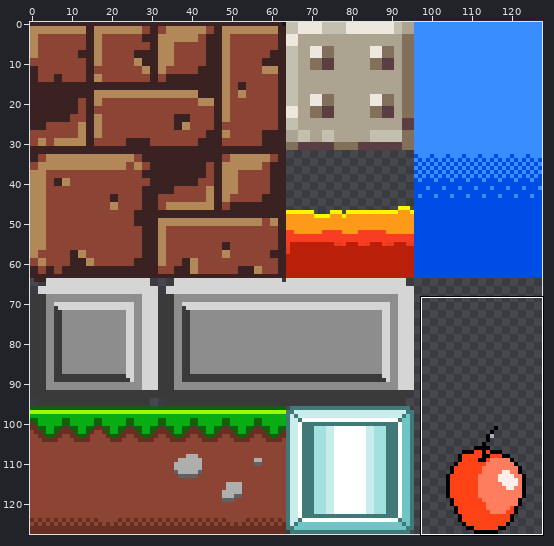
Two states of a sprite sheet, PlatformB/donkikotiles.png. The picture above shows the old version from afar; the outline marks the close-up.
Close-up. The starting point:
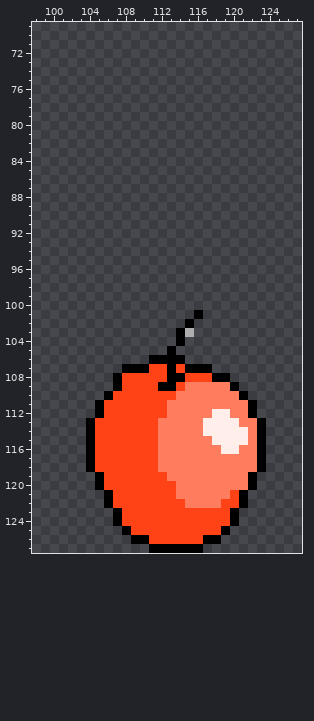
The file is 128x128 pixels. Colours within 5 levels of each other are drawn and written as one. Shown: x 98..127, y 69..127.
Now the later version:
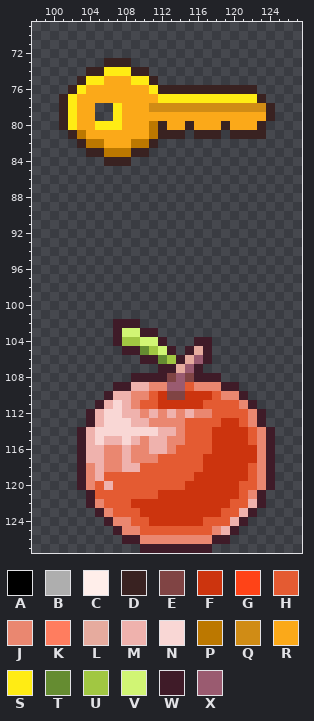
Palette (. is transparent): A #000000  B #aeaeae  C #ffeeea  D #392221  E #804444  F #cc340e  G #ff4317  H #e45b32  J #ea8770  K #ff7d5f  L #e6ab9e  M #efb2ad  N #f9d7d5  P #bc7800  Q #d08c15  R #fba919  S #ffec14  T #658c31  U #a1c742  V #d1f574  W #3f1b28  X #9a5b70
Changes in this commit:
{"y":73,"x":106,"old":"...","new":"DDD"}
{"y":74,"x":104,"old":".......","new":"DDSSSDD"}
{"y":75,"x":103,"old":".........","new":"DSSRRRSSD"}
{"y":76,"x":102,"old":".....................","new":"DSRRRRRRRSDDDDDDDDDDD"}
{"y":77,"x":101,"old":".......................","new":"DSRRRRRRRRRSSSSSSSSSSSD"}
{"y":78,"x":101,"old":"....","new":"DSRR"}
{"y":78,"x":107,"old":"..................","new":"SRRRQQQQQQQQQQQQQD"}
{"y":79,"x":101,"old":"....","new":"DSRR"}
{"y":79,"x":107,"old":"..................","new":"SRRRRRRRRRRRRRRRRD"}
{"y":80,"x":101,"old":".......................","new":"DSRRSSSRRRPDRRDRRRDRRRD"}
{"y":81,"x":102,"old":".............","new":"DPRRRRRRRPDDD"}
{"y":81,"x":116,"old":"...","new":"DDD"}
{"y":81,"x":120,"old":"....","new":"DDDD"}
{"y":82,"x":103,"old":".........","new":"DPPRRRPPD"}
{"y":83,"x":104,"old":".......","new":"DDPPPDD"}
{"y":84,"x":106,"old":"...","new":"DDD"}
{"y":101,"x":116,"old":"A","new":"."}
{"y":102,"x":107,"old":"...","new":"WWW"}
{"y":102,"x":115,"old":"A","new":"."}
{"y":103,"x":107,"old":".....","new":"WVVWW"}
{"y":103,"x":114,"old":"AB","new":".."}
{"y":104,"x":107,"old":"......","new":"WUUVVW"}
{"y":104,"x":114,"old":"A","new":"."}
{"y":104,"x":116,"old":"..","new":"WW"}
{"y":105,"x":108,"old":".....A","new":"WWTUVW"}
{"y":105,"x":115,"old":"...","new":"WLW"}
{"y":106,"x":110,"old":".AAAA...","new":"WWTUWLXW"}
{"y":107,"x":108,"old":"AAAGGAGAAA","new":"....WWLXW."}
{"y":108,"x":107,"old":"AGGGGGAAGGGAA","new":"..WWWWEXEWWW."}
{"y":109,"x":107,"old":"AGGGGAAGKKKKKA","new":"WWMMJJXXHJJJWW"}
{"y":110,"x":106,"old":"AGGGGGGGKKKKKKKA","new":"WMMJJHFEEFFFHJJW"}
{"y":111,"x":105,"old":"AGGGGGGGKKKKKKKKKA","new":"WMNMJHHFFFFFHHHHJW"}
{"y":112,"x":104,"old":".AGGGGGGGKKKKKCCKKA.","new":"WMNNMMJMJMJMJJHHHHJW"}
{"y":113,"x":104,"old":"AGGGGGGGKKKKKCCCCKKA","new":"WMNNNMMJJJJHHHHFFHJW"}
{"y":114,"x":103,"old":".AGGGGGGGKKKKKCCCCCKA.","new":"WMNNNNNNNMMJHHHFFFFHJW"}
{"y":115,"x":103,"old":".AGGGGGGGKKKKKKCCCCKA.","new":"WMNMMNMJMMJJHHHFFFFHJW"}
{"y":116,"x":103,"old":".AGGGGGGGKKKKKKKCCKKA.","new":"WMMJJMJJMMJHHHHFFFFFJW"}
{"y":117,"x":103,"old":".AGGGGGGGKKKKKKKKKKKA.","new":"WMMJJMJJJHHHHHFFFFFFJW"}
{"y":118,"x":103,"old":".AGGGGGGGKKKKKKKKKKKA.","new":"WJMJJMMHHHHHHHFFFFFHJW"}
{"y":119,"x":103,"old":"..AGGGGGGGKKKKKKKKKA..","new":"WJMHHHHHHHHHHFFFFFFHJW"}
{"y":120,"x":103,"old":"..AGGGGGGGGKKKKKKKKA..","new":"WJHMHHHHHHHHFFFFFFHHJW"}
{"y":121,"x":104,"old":"..AGGGGGGGKKKKKKGA..","new":"WHHHHHHHFFFFFFFFFHJW"}
{"y":122,"x":104,"old":"..AGGGGGGGGKKKKGGA..","new":"WJHHHFFFFFFFFFFFHHMW"}
{"y":123,"x":105,"old":"..AGGGGGGGGGGGGA..","new":"WJHHHFFFFFFFFFHHMW"}
{"y":124,"x":106,"old":".AGGGGGGGGGGGGA.","new":"WJJHHFFFFFFHHHMW"}
{"y":125,"x":107,"old":".AGGGGGGGGGGA.","new":"WJJHHHHHHHHJMW"}
{"y":126,"x":108,"old":".AAGGGGGGAA.","new":"WWJJJJJJJJWW"}
{"y":127,"x":110,"old":".AAAAAA.","new":"WWWWWWWW"}
{"label":"added","picture_box":[59,58,275,166]}
{"label":"changed","picture_box":[77,310,275,553]}
